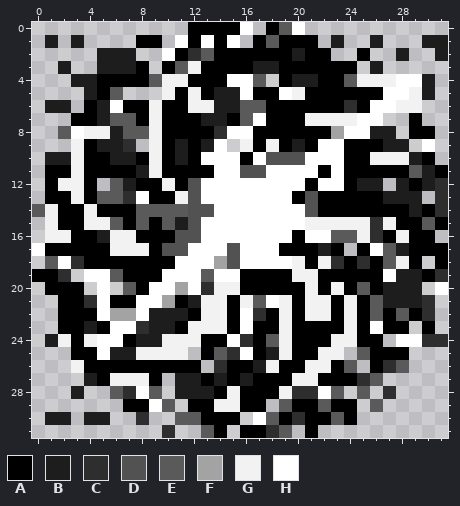
Edited in one commit: pixel-art file (Assets/Art/Props/10Massive/Prop_10Massive_Galaxy.aseprite). The picture above is the old version.
32x32 pixels, 1 frame. Colours within 5 levels of each other are drawn and written as one.
Palette (. is transparent): A #000000  B #1d1d1d  C #2e2e2e  D #525252  E #5a5a5a  F #a3a3a3  G #f2f2f2  H #ffffff
Now the later version:
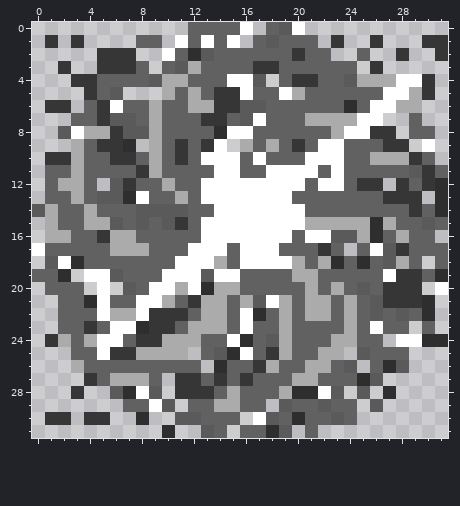
Change:
Colour A changes from #000000 to #616161.
Colour B changes from #1d1d1d to #363636.
Colour G changes from #f2f2f2 to #ababab.
The author changed colour D to colour A in row 10 at x 18 to 20; in row 11 at x 16 to 17; in row 12 at x 12; in row 13 at x 12 and 21; in row 14 at x 12 to 13 and 21; in row 15 at x 12.
The author changed colour D to colour A in row 16 at x 11 to 12; in row 17 at x 10 to 11 and 15; in row 18 at x 15.
The author changed colour F to colour G in row 8 at x 23; in row 18 at x 14; in row 20 at x 11; in row 21 at x 10; in row 22 at x 6 to 7.
Changed places in both pictures, as pixel boxes (x1, y1, x2, y2):
changed: (32, 22, 448, 438)
